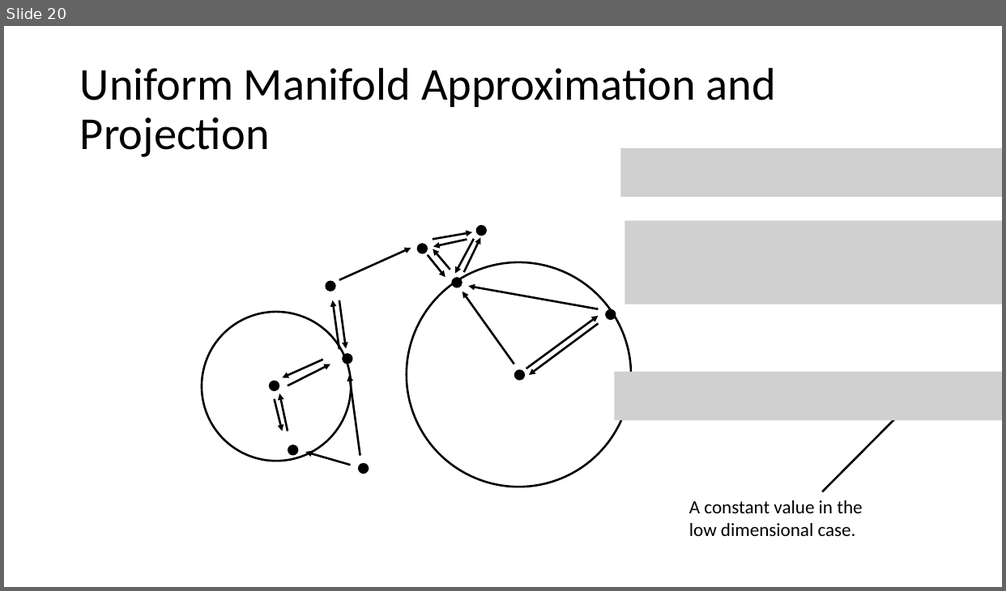
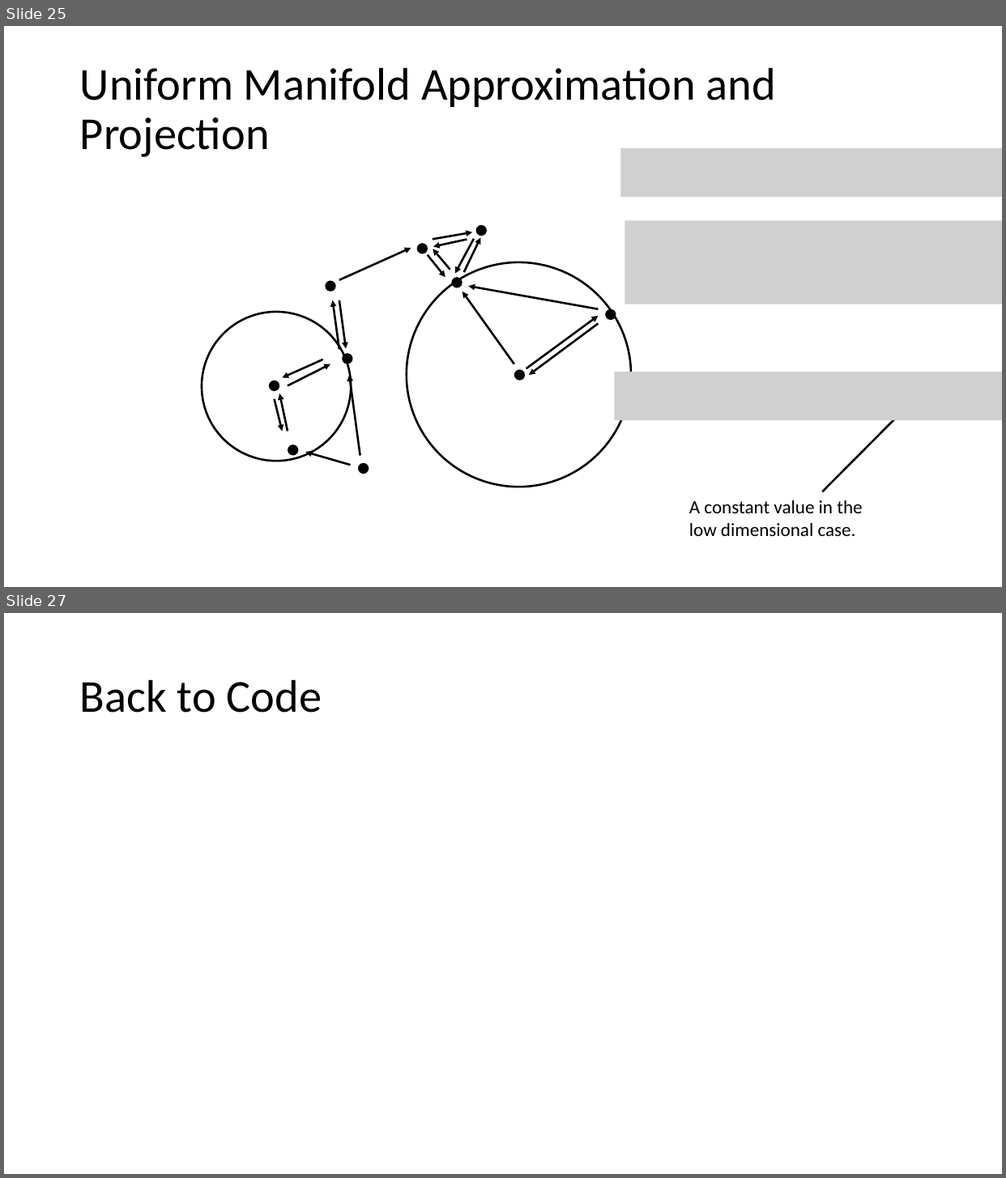
Before and after one commit to AnabelSMRuggiero/Dimensionality-Reduction-Tutorial, a slide deck: Presentation/Dimensionality-Reduction.pptm. Shown one above the other, each under a label of ours: slide 20 before the commit, slides 25 and 27 after it; the slides between them are not shown. The pictures are 1006x591 and 1006x1178 pixels, drawn with LibreOffice and Linux fonts; fonts in the diff are those of the drawing; grey boxes stand for pictures. Boxes give left, top, right and bottom in pixels: in the first picture for what was removed or moved away, otherwise in the second. Text is boxed around its words. In the diff, an @@ line names an element or a change of style, - is before the commit and + after.

```diff
--- a/Presentation/Dimensionality-Reduction.pptm
+++ b/Presentation/Dimensionality-Reduction.pptm
@@ slide 27 added at bbox=[4, 613, 1002, 1174], background #FFFFFF @@
@@ title added at bbox=[80, 679, 322, 713], 44 pt, text #000000 @@
+Back to Code
@@ what was slide 20 is now slide 25 @@
```
Also in this commit, not shown: 4 slides changed, 8 other slides added, 3 other files.
